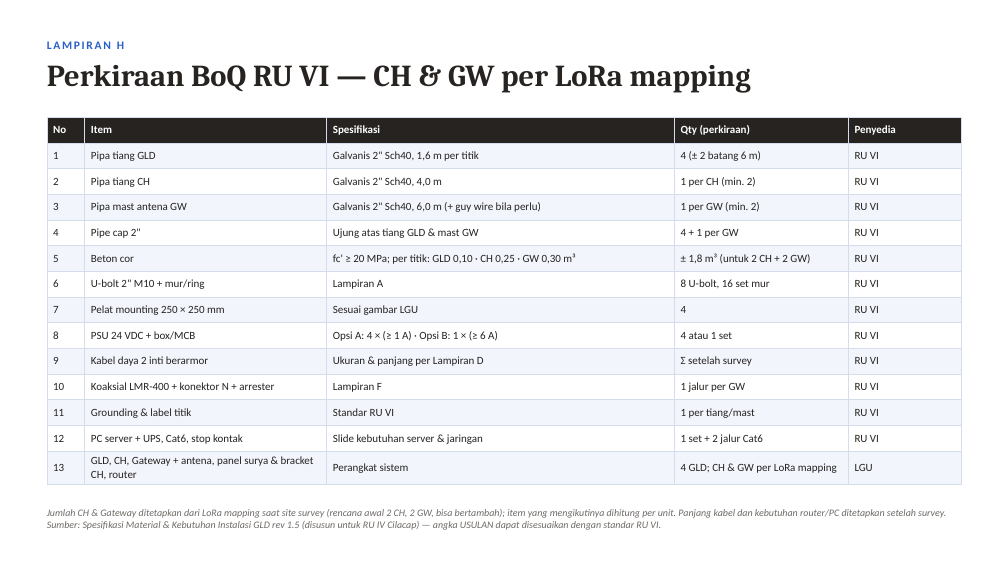
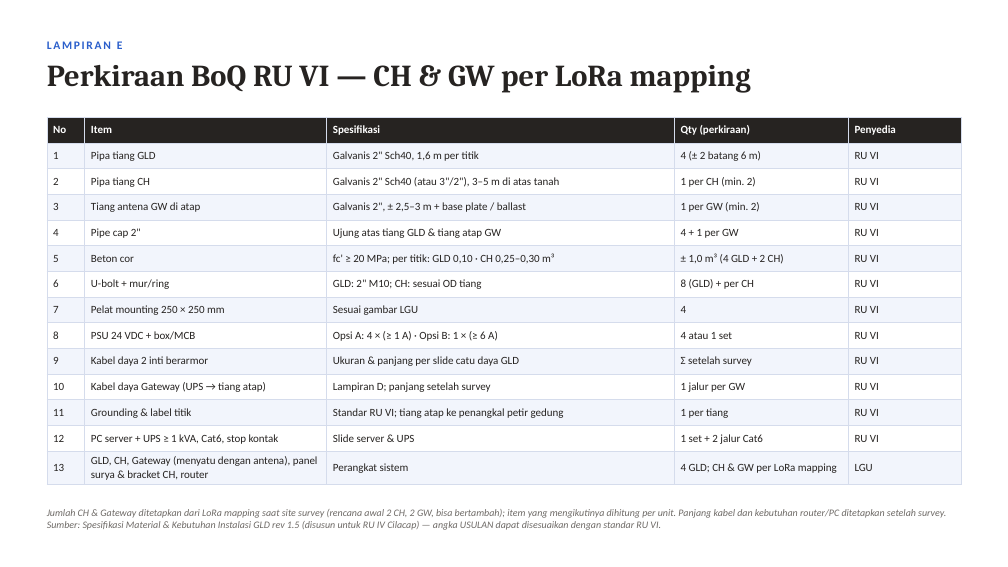
Before and after one commit to RavellerH/GLD-V2-Report-2026, a slide deck: slide 35 of Deliverables/Presentasi_Koordinasi_Implementasi_GLD_RU-VI_Balongan_13November2026.pptx (slide 26 before the commit). Drawn at 1008x567 pixels with LibreOffice and Linux fonts; fonts in the diff are those of the drawing. Boxes give left, top, right and bottom in pixels: in the first picture for what was removed or moved away, otherwise in the second. Text is boxed around its words. In the diff, an @@ line names an element or a change of style, - is before the commit and + after.

```diff
--- a/Deliverables/Presentasi_Koordinasi_Implementasi_GLD_RU-VI_Balongan_13November2026.pptx
+++ b/Deliverables/Presentasi_Koordinasi_Implementasi_GLD_RU-VI_Balongan_13November2026.pptx
@@ text at box(47, 41, 123, 49): text changed @@
-LAMPIRAN H
+LAMPIRAN E
@@ table at box(47, 117, 962, 484) @@
@@ row 3, column 3: "Galvanis 2" Sch40, 4,0 m" to "Galvanis 2" Sch40 (atau 3"/2"), 3–5 m di atas tanah" @@
-row 4, column 2: Pipa mast antena GW
+row 4, column 2: Tiang antena GW di atap
@@ row 4, column 3: "Galvanis 2" Sch40, 6,0 m (+ guy wire bila perlu)" to "Galvanis 2", ± 2,5–3 m + base plate / ballast" @@
-row 5, column 3: Ujung atas tiang GLD & mast GW
+row 5, column 3: Ujung atas tiang GLD & tiang atap GW
-row 6, column 3: fc' ≥ 20 MPa; per titik: GLD 0,10 · CH 0,25 · GW 0,30 m³
+row 6, column 3: fc' ≥ 20 MPa; per titik: GLD 0,10 · CH 0,25–0,30 m³
-row 6, column 4: ± 1,8 m³ (untuk 2 CH + 2 GW)
+row 6, column 4: ± 1,0 m³ (4 GLD + 2 CH)
-row 7: 6 | U-bolt 2" M10 + mur/ring | Lampiran A | 8 U-bolt, 16 set mur | RU VI
+row 7: 6 | U-bolt + mur/ring | GLD: 2" M10; CH: sesuai OD tiang | 8 (GLD) + per CH | RU VI
-row 10, column 3: Ukuran & panjang per Lampiran D
+row 10, column 3: Ukuran & panjang per slide catu daya GLD
-row 11, column 2: Koaksial LMR-400 + konektor N + arrester
+row 11, column 2: Kabel daya Gateway (UPS → tiang atap)
-row 11, column 3: Lampiran F
+row 11, column 3: Lampiran D; panjang setelah survey
-row 12, column 3: Standar RU VI
+row 12, column 3: Standar RU VI; tiang atap ke penangkal petir gedung
-row 12, column 4: 1 per tiang/mast
+row 12, column 4: 1 per tiang
-row 13, column 2: PC server + UPS, Cat6, stop kontak
+row 13, column 2: PC server + UPS ≥ 1 kVA, Cat6, stop kontak
-row 13, column 3: Slide kebutuhan server & jaringan
+row 13, column 3: Slide server & UPS
-row 14, column 2: GLD, CH, Gateway + antena, panel surya & bracket CH, router
+row 14, column 2: GLD, CH, Gateway (menyatu dengan antena), panel surya & bracket CH, router
```
Also in this commit, not shown: 18 other slides changed, 14 slides added, 5 slides removed, 16 other files.
